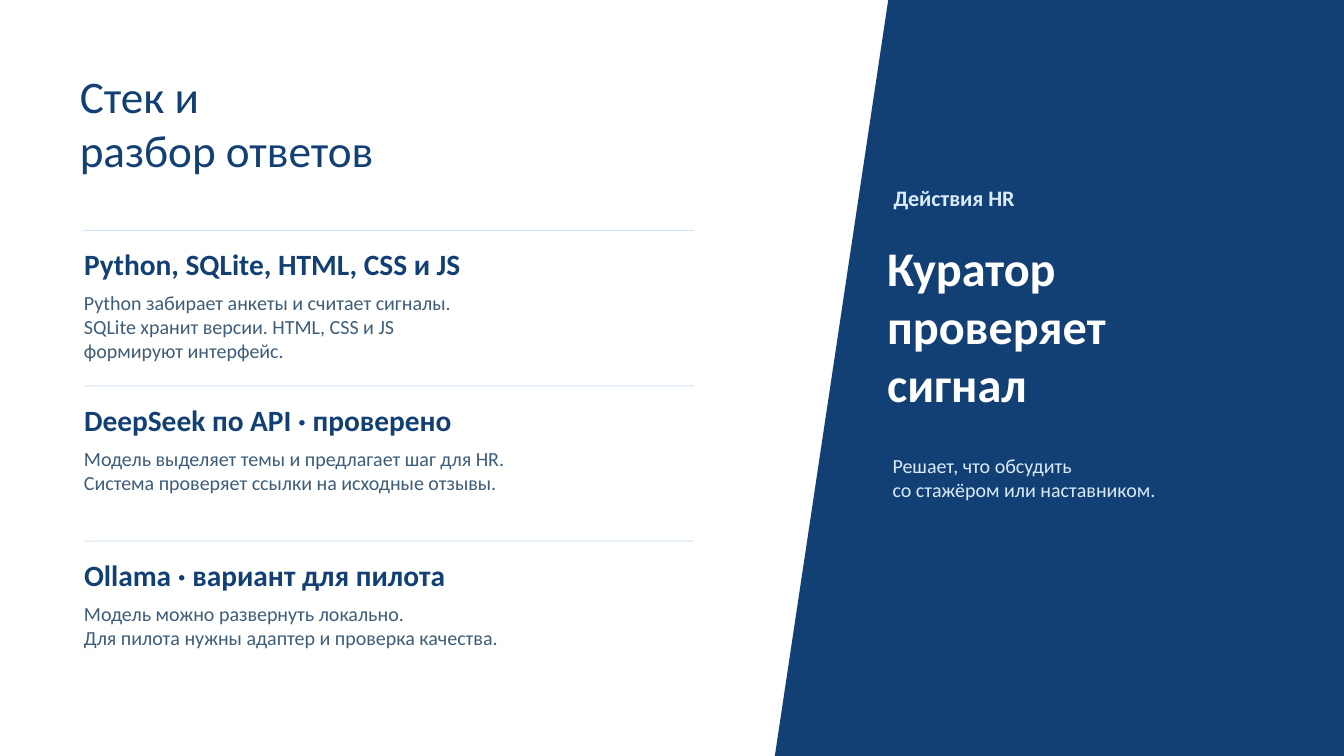
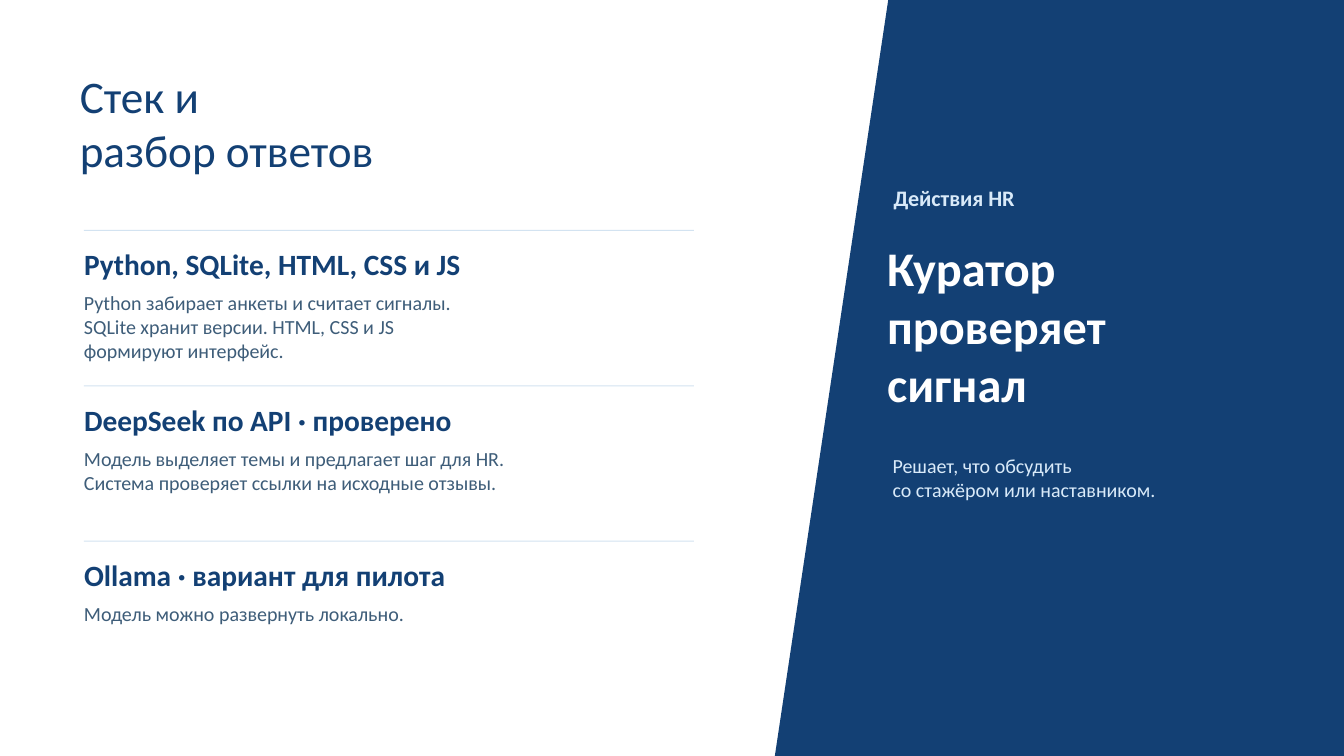
Before and after one commit to Makasinnnnnn/KodGoroda-MGTS, a slide deck: slide 9 of Vdeos/mgts-defense-with-screencasts.pptx (slide 8 before the commit). Drawn at 1344x756 pixels with LibreOffice and Linux fonts; fonts in the diff are those of the drawing. Boxes give left, top, right and bottom in pixels: in the first picture for what was removed or moved away, otherwise in the second. Text is boxed around its words. In the diff, an @@ line names an element or a change of style, - is before the commit and + after.

```diff
--- a/Vdeos/mgts-defense-with-screencasts.pptx
+++ b/Vdeos/mgts-defense-with-screencasts.pptx
@@ text at bbox=[84, 632, 497, 649]: paragraph removed @@
-Для пилота нужны адаптер и проверка качества.
```
Also in this commit, not shown: 1 other slide changed, 2 slides added, 1 slide removed, 4 other files.
